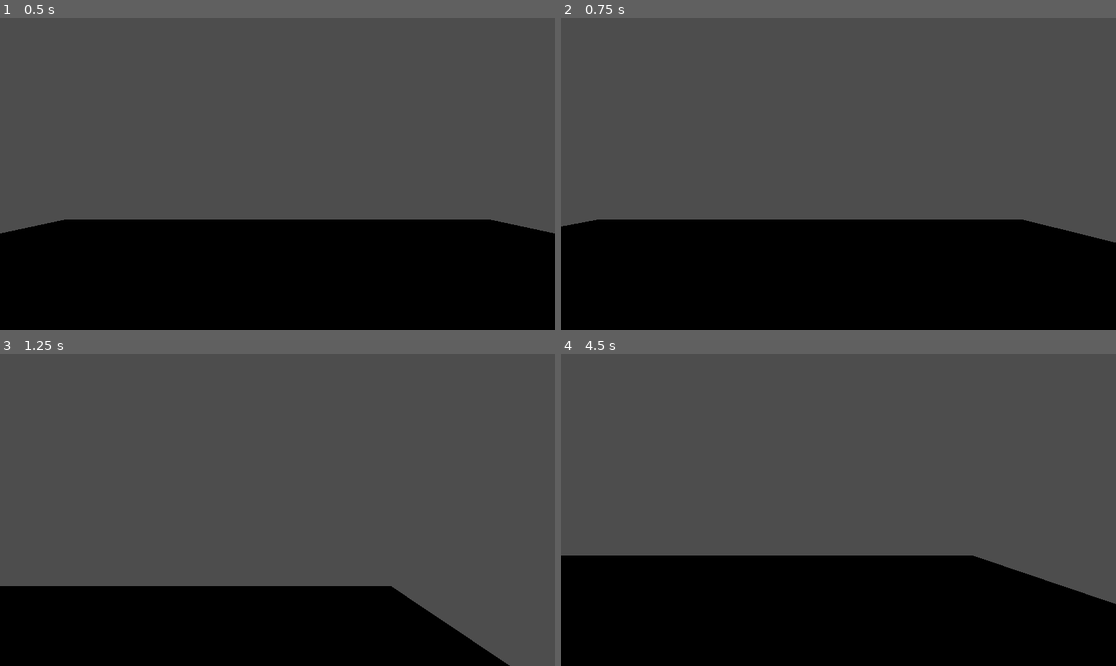
Above: before the commit, frames 1-4 (two rows, left to right).
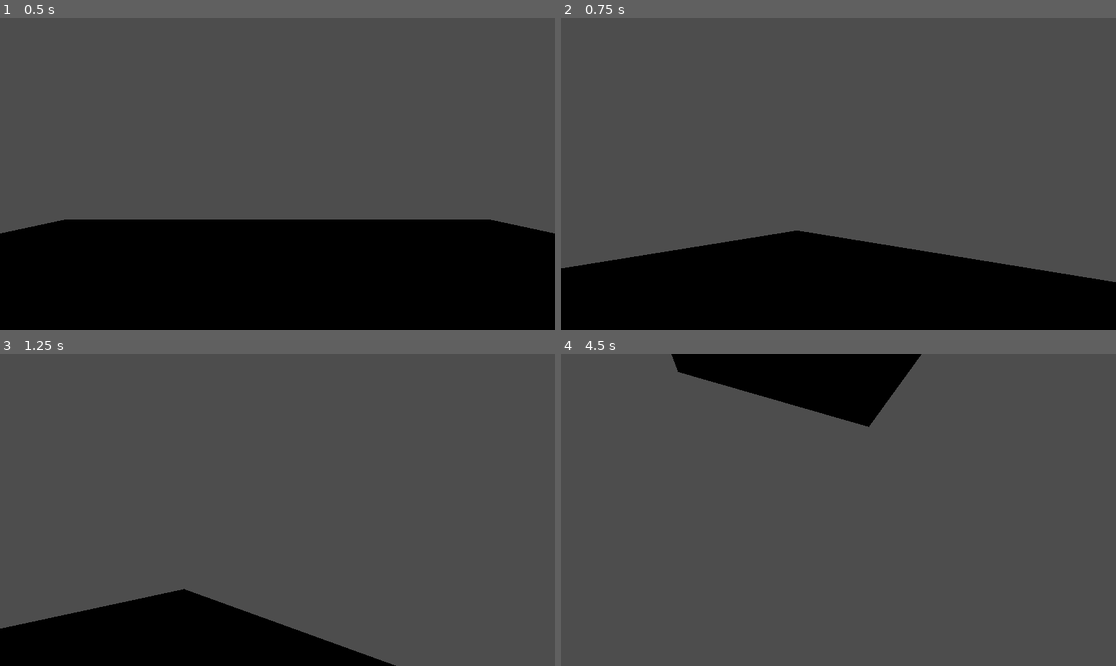
Above: after the commit, the same moments.

Repository: christiannoll/FirstPersonGame
Game: Godot game, scene res://levels/level.tscn
Same seed, same stepped clock (60 frames per second), same inputs: the game is played once before the commit and once after it. The engine's default icon, where the game draws it, is replaced by a stand-in: a white triangle on a blue panel in a dark square.
Inputs (mouse positions are in pixels of both pictures, inside the frame that each line leads up to):
- Up to frame 1 (0.5 s): no input
- Up to frame 2 (0.75 s): tap Enter at 0.5 s; move the mouse to (960, 158) at 0.52 s; hold D (right) from 0.53 s (still down)
- Up to frame 3 (1.25 s): keep holding D (right); tap Space (jump) at 0.77 s
- Up to frame 4 (4.5 s): move the mouse to (727, 525) at 1.27 s; release D (right) at 1.28 s; hold S (backward) 1.28-2.03 s; tap Space (jump) at 1.52, 3.02, 3.77 s; move the mouse to (894, 441) at 2.02 s; hold D (right) 2.03-2.78 s; move the mouse to (810, 572) at 2.77 s; hold W (forward) 2.78-3.53 s; move the mouse to (1005, 556) at 3.52 s; hold A (left) from 3.53 s (still down); move the mouse to (672, 463) at 4.27 s

Frame 1 is identical in both runs. In frame 2, 10% of the frame differs, in the area x 0-100%, y 64-85%; in frame 3, 10%; in frame 4, 40%, in the area x 0-100%, y 0-100%.

Commit message:
Fixed script fp_cam.gd

Diff:
--- a/player/fp_cam.gd
+++ b/player/fp_cam.gd
@@ -3,7 +3,7 @@
 var sensitivity = 0.2
 
 func _input(event: InputEvent) -> void:
-	if event == InputEventMouseMotion:
-		get_parent().rotate(deg_to_rad(-event.relative.x * sensitivity))
+	if event is InputEventMouseMotion:
+		get_parent().rotate_y(deg_to_rad(-event.relative.x * sensitivity))
 		rotate_x(deg_to_rad(-event.relative.y * sensitivity))
 		rotation.x = clamp(rotation.x, deg_to_rad(-90), deg_to_rad(90))
